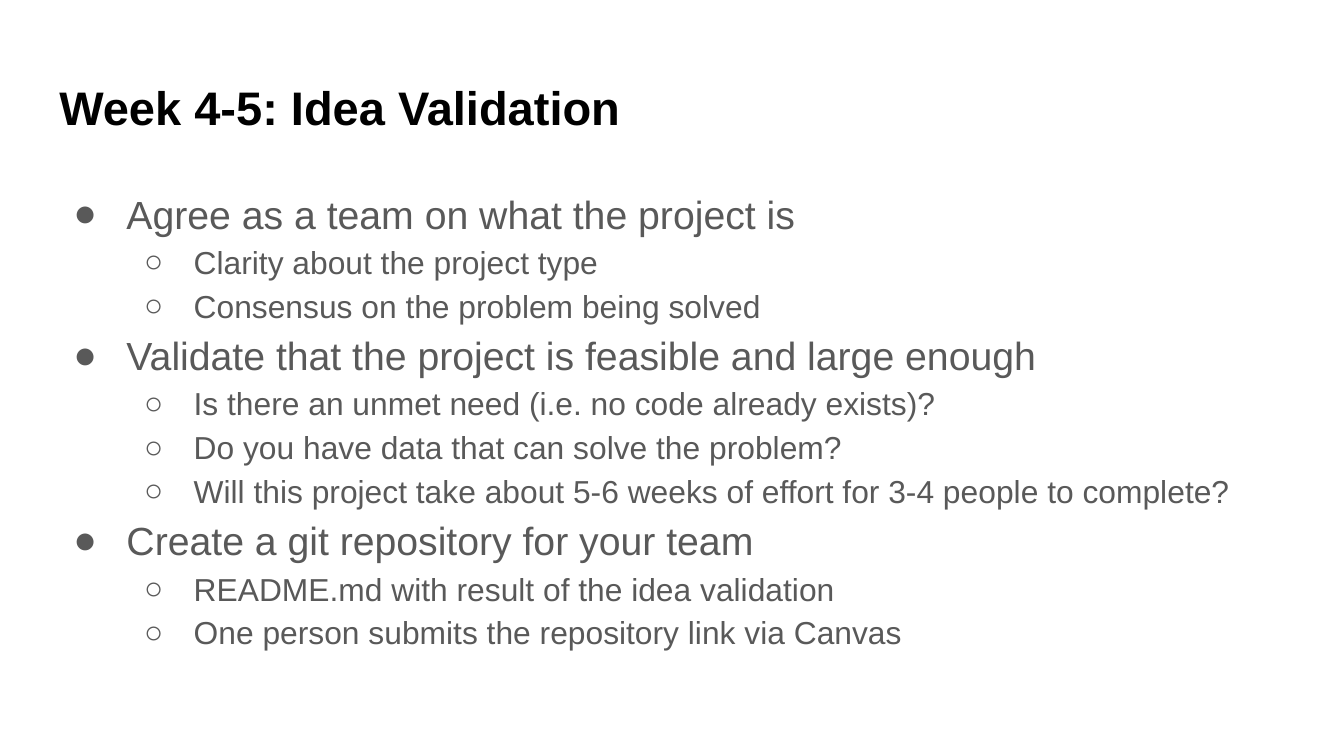
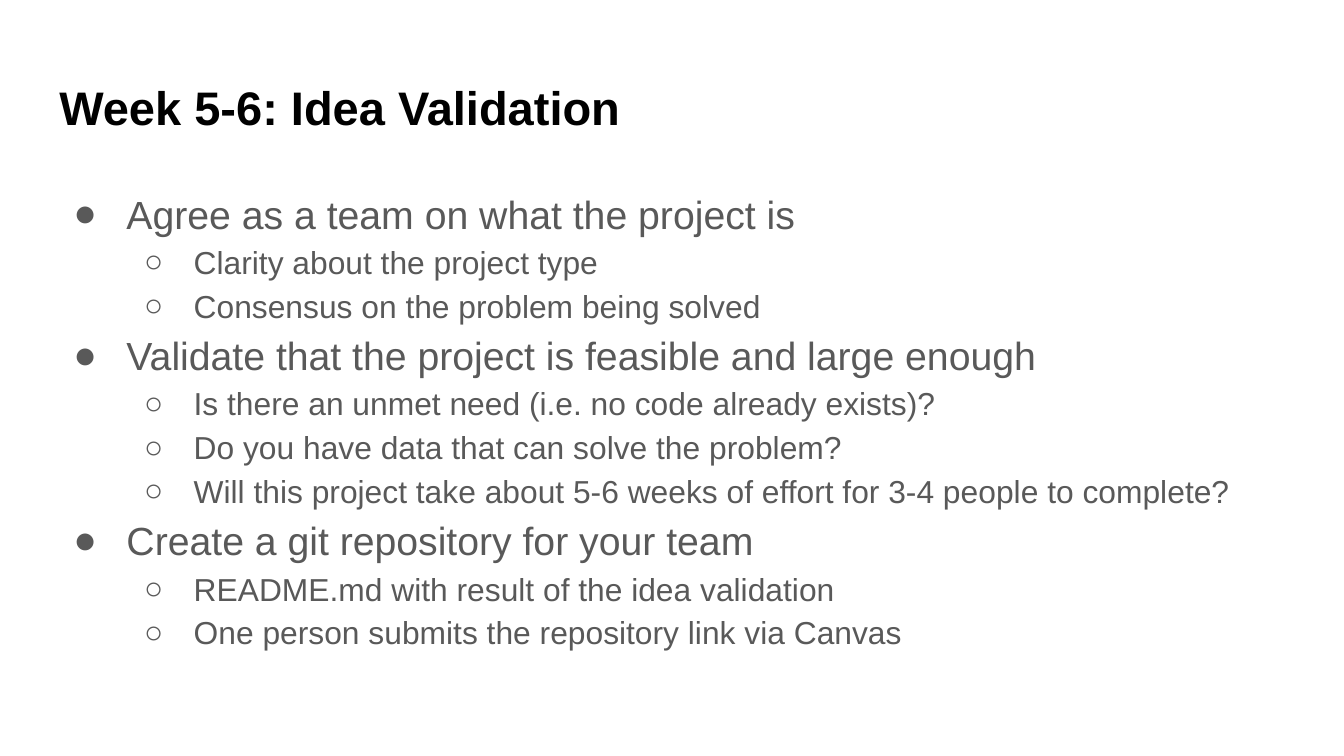
Before and after one commit to UWDATA515/lecture-materials, a slide deck: slide 12 of 03/DATA515_03_Project.pptx (slide 11 before the commit). Drawn at 1344x756 pixels with LibreOffice and Linux fonts; fonts in the diff are those of the drawing; background and template pictures are left out. Boxes give left, top, right and bottom in pixels: in the first picture for what was removed or moved away, otherwise in the second. Text is boxed around its words. In the diff, an @@ line names an element or a change of style, - is before the commit and + after.

```diff
--- a/03/DATA515_03_Project.pptx
+++ b/03/DATA515_03_Project.pptx
@@ title at box(59, 91, 620, 126): text changed @@
-Week 4-5: Idea Validation
+Week 5-6: Idea Validation
```
Also in this commit, not shown: 9 other slides changed, 2 slides added, 5 other files.
